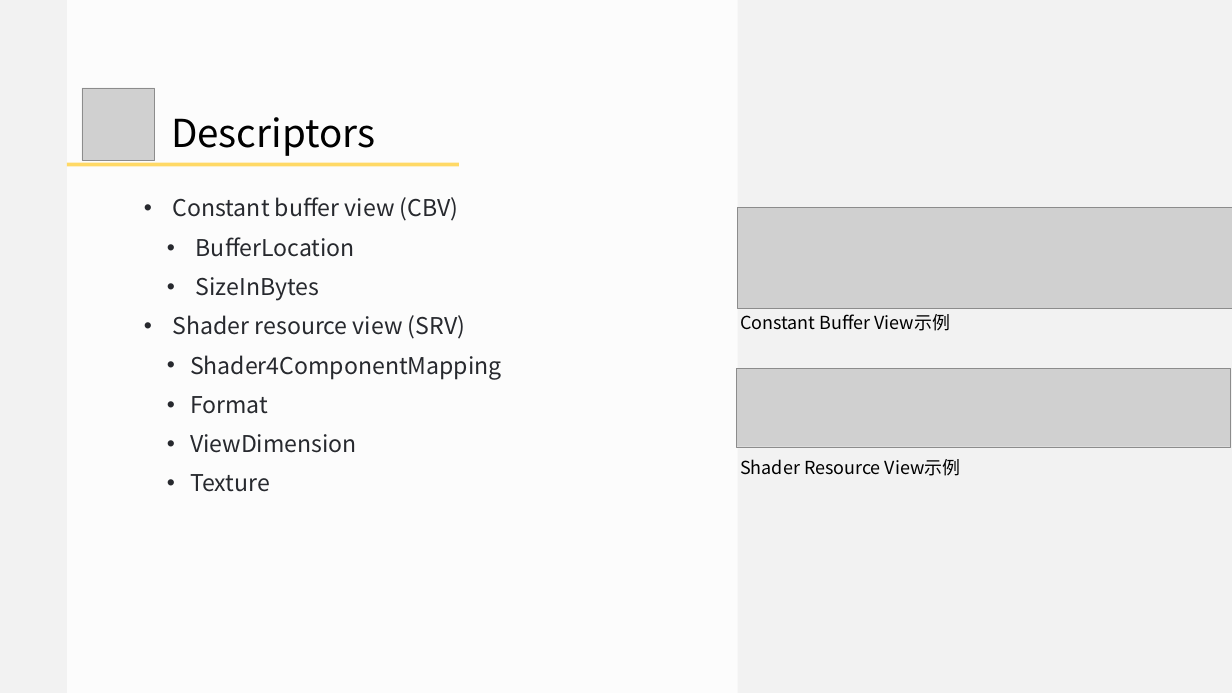
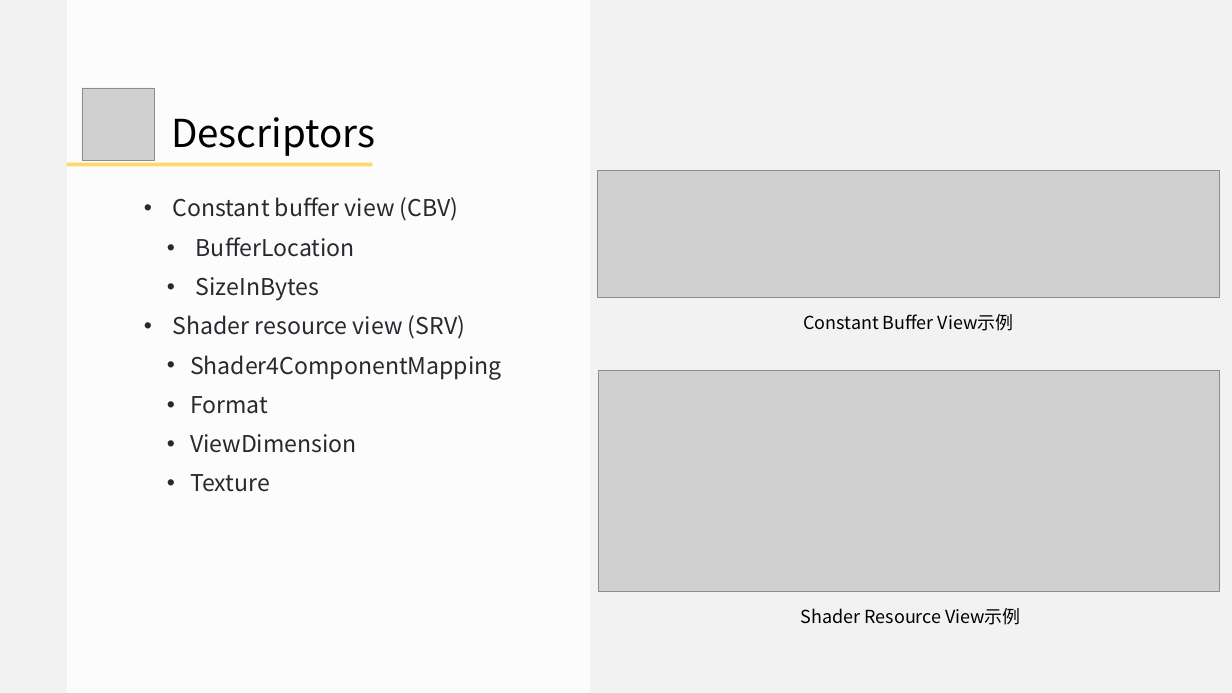
Before and after one commit to doomlover/KSGameEngineTutorials, a slide deck: slide 18 of PPTs/05.深入DX12绘制二.pptx (slide 15 before the commit). Drawn at 1232x693 pixels with LibreOffice and Linux fonts; fonts in the diff are those of the drawing; grey boxes stand for pictures. Boxes give left, top, right and bottom in pixels: in the first picture for what was removed or moved away, otherwise in the second. Text is boxed around its words. In the diff, an @@ line names an element or a change of style, - is before the commit and + after.

```diff
--- a/PPTs/05.深入DX12绘制二.pptx
+++ b/PPTs/05.深入DX12绘制二.pptx
@@ rectangle: place and size @@
-rectangle at [67,0,738,693]
+rectangle at [67,0,590,693]
@@ rectangle: place and size @@
-rectangle at [67,163,459,166]
+rectangle at [67,163,372,166]
@@ picture: place and size @@
-picture at [738,207,1232,309]
+picture at [597,170,1219,298]
@@ text "Constant Buffer View示例": place and size @@
-text "Constant Buffer View示例" at [740,314,951,331]
+text "Constant Buffer View示例" at [803,314,1014,331]
@@ text "Constant Buffer View示例" at [803,314,1014,331]: alignment left to centre @@
@@ picture added at [598,370,1219,592] @@
@@ picture removed at [736,368,1230,447] @@
@@ text "Shader Resource View示例" at [801,608,1021,625]: alignment left to centre @@
@@ text "Shader Resource View示例": place and size @@
-text "Shader Resource View示例" at [740,459,961,476]
+text "Shader Resource View示例" at [801,608,1021,625]
```
Also in this commit, not shown: 14 other slides changed, 10 slides added, 3 slides removed, 1 other file.
